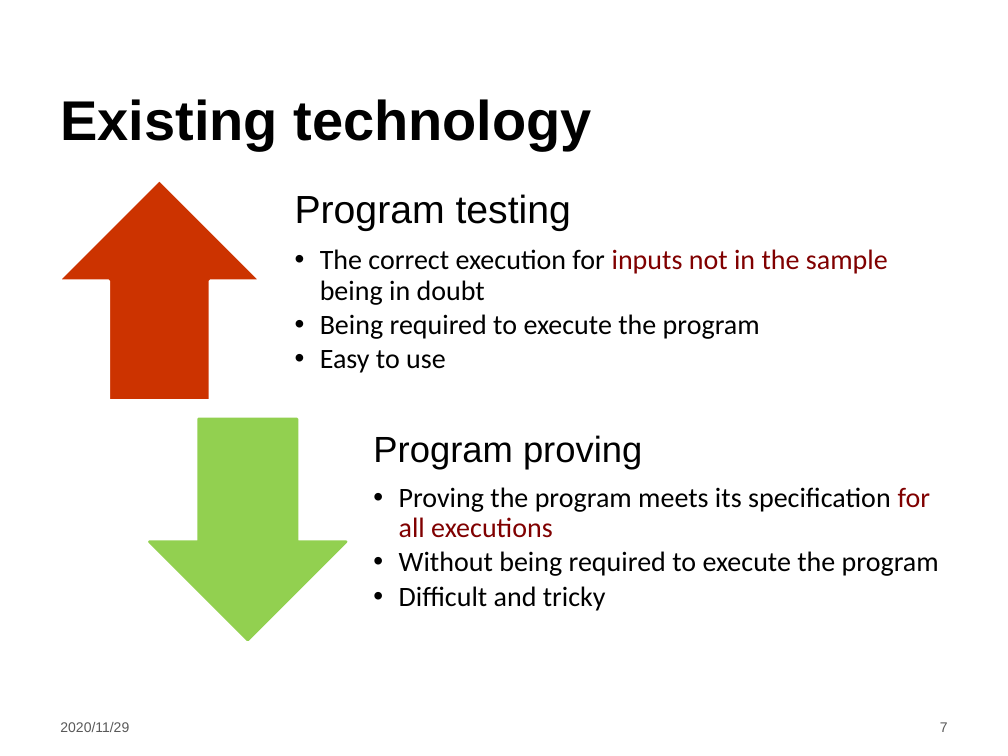
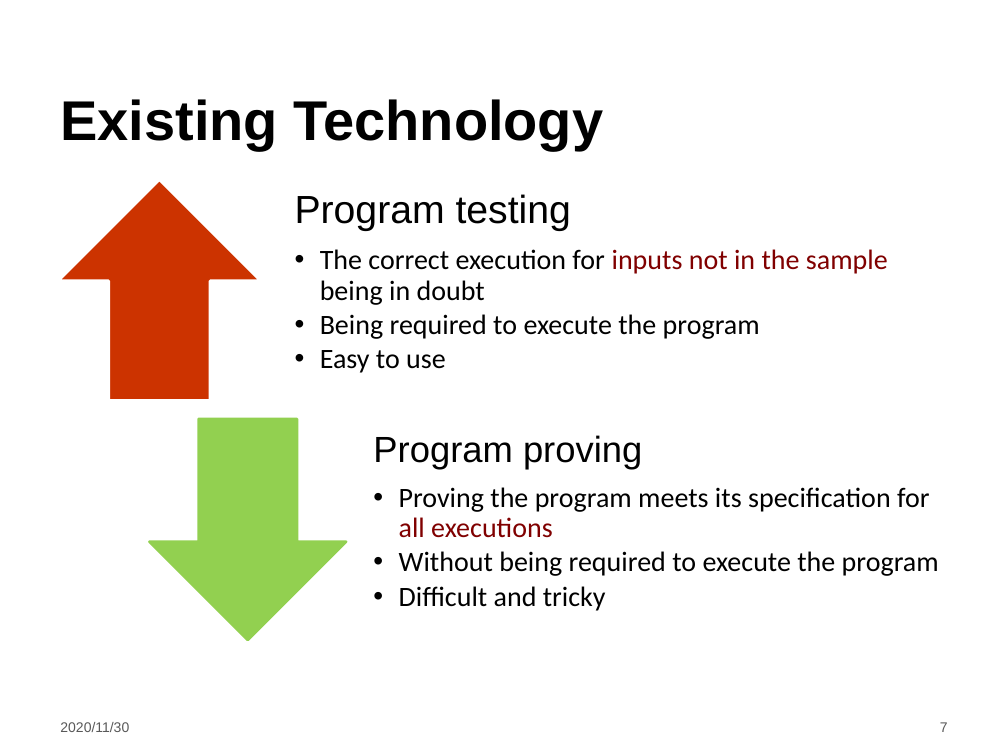
Before and after one commit to LintianShi/Research-Proposal, a slide deck: slide 7 of Symbolic_execution.pptx. Drawn at 1008x756 pixels with LibreOffice and Linux fonts; fonts in the diff are those of the drawing; background and template pictures are left out. Boxes give left, top, right and bottom in pixels: in the first picture for what was removed or moved away, otherwise in the second. Text is boxed around its words. In the diff, an @@ line names an element or a change of style, - is before the commit and + after.

Commit message:
symbolic execution

```diff
--- a/Symbolic_execution.pptx
+++ b/Symbolic_execution.pptx
@@ title at [60, 99, 604, 149]: text changed @@
-Existing technology
+Existing Technology
@@ text at [399, 487, 930, 538]: text colour #800000 to #000000 in "for" @@
@@ text at [60, 722, 129, 732]: text changed @@
-2020/11/29
+2020/11/30
```
Also in this commit, not shown: 11 other slides changed, 5 slides added, 4 slides removed.
